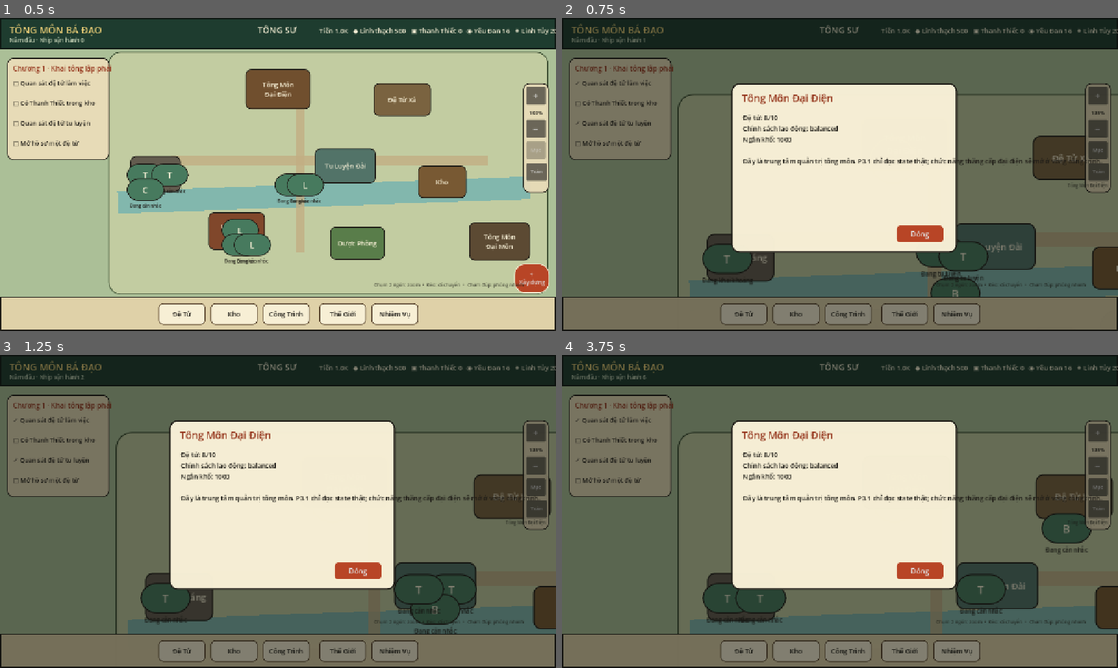
Above: before the commit, frames 1-4 (two rows, left to right).
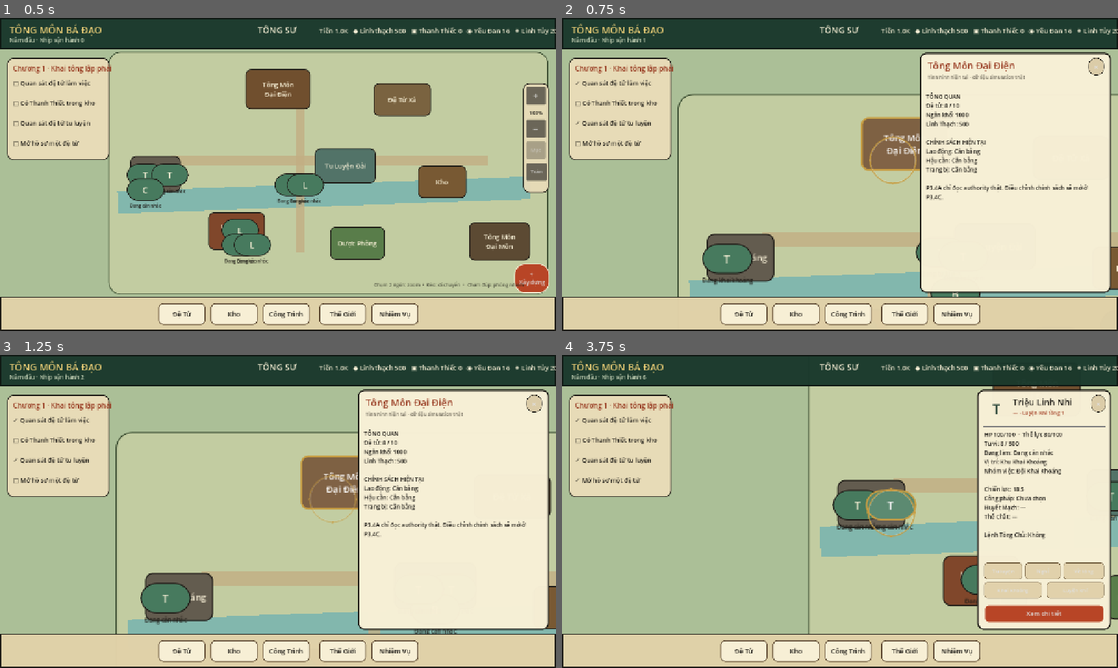
Above: after the commit, the same moments.

Repository: vuanhtuan161094-byte/TongMonBaDao
Game: Godot game, scene res://scenes/p3/p3_2_landscape_sect.tscn
The game is run twice, just before and just after one commit, with the same random seed, the same clock (stepped at 60 frames per second) and the same inputs.
Inputs:
- Up to frame 1 (0.5 s): no input
- Up to frame 2 (0.75 s): click "Tông Môn Đại Điện" at 0.5 s
- Up to frame 3 (1.25 s): no input
- Up to frame 4 (3.75 s): click "Tông Môn Đại Điện" at 1.25 s; click "Đệ Tử Xá" at 2 s; click "Tu Luyện Đài" at 2.75 s; click "Khai Khoáng" at 3.5 s

Frame 1 is identical in both runs. In frame 2, 87% of the frame differs, in the area x 0-100%, y 1-100%; in frame 3, 87%; in frame 4, 93%, in the area x 0-100%, y 0-100%.

Commit message:
Implement P3.4A read-only building operation panel

Diff:
--- a/godot/src/presentation/p3_2_landscape_sect.gd
+++ b/godot/src/presentation/p3_2_landscape_sect.gd
@@ -33,6 +33,11 @@
 var disciple_summary_meta: Label
 var disciple_summary_body: Label
 var summary_feedback := ""
+
+var building_operation_panel: Panel
+var building_operation_title: Label
+var building_operation_body: Label
+var selected_building: StringName = &""
 var deep_restore_summary := false
 var screen_pointer_dragged := false
 var mouse_pointer_dragged := false
@@ -47,6 +52,7 @@
     _build_focus_marker()
     _build_camera_controls()
     _build_disciple_summary_panel()
+    _build_building_operation_panel()
 
 func _unhandled_input(event: InputEvent) -> void:
     if _popup_is_open():
@@ -174,8 +180,11 @@
     var was_single_pointer := touch_points.size() == 1 and touch_points.has(touch.index)
     touch_points.erase(touch.index)
     _refresh_pinch_baseline()
-    if was_single_pointer and not screen_pointer_dragged and _disciple_summary_is_open():
-        _close_disciple_summary(true)
+    if was_single_pointer and not screen_pointer_dragged:
+        if _disciple_summary_is_open():
+            _close_disciple_summary(true)
+        elif _building_operation_is_open():
+            _close_building_operation_panel(true)
 
 func _handle_screen_drag(drag: InputEventScreenDrag) -> void:
     if not touch_points.has(drag.index):
@@ -231,9 +240,12 @@
         mouse_panning = true
     else:
         var should_close_summary := mouse_panning and not mouse_pointer_dragged and _disciple_summary_is_open()
+        var should_close_building := mouse_panning and not mouse_pointer_dragged and _building_operation_is_open()
         mouse_panning = false
         if should_close_summary:
             _close_disciple_summary(true)
+        elif should_close_building:
+            _close_building_operation_panel(true)
 
 func _handle_mouse_motion(motion: InputEventMouseMotion) -> void:
     if not mouse_panning:
@@ -273,6 +285,7 @@
     if focused_kind == &"disciple":
         _refresh_focused_disciple_point()
     _refresh_disciple_summary_content()
+    _refresh_building_operation_content()
     _focus_world_point(focused_world_point)
     _pulse_focus_marker()
 
@@ -385,12 +398,15 @@
 
 func _open_building(destination: StringName) -> void:
     _close_disciple_summary(true)
+    _clear_popup()
+    selected_building = destination
     var point := SectMapPresentation.position_for_destination(destination)
     _set_focus_target(point, &"building", destination, _building_name(destination), true)
-    super._open_building(destination)
+    _show_building_operation_panel()
 
 func _open_notice(title_text: String, body: String) -> void:
     _close_disciple_summary(true)
+    _close_building_operation_panel(true)
     super._open_notice(title_text, body)
 
 func _bottom_action(action: String) -> void:
@@ -408,6 +424,7 @@
 func _open_disciple(disciple_id: StringName) -> void:
     if not state.disciples.has(disciple_id):
         return
+    _close_building_operation_panel(true)
     selected_id = disciple_id
     opened_disciple_profile = true
     summary_feedback = ""
@@ -519,6 +536,392 @@
         actor_nodes[key] = actor
         actor_status_labels[key] = actor.status_label
         modular_live_actor_ids[key] = true
+
+func _build_building_operation_panel() -> void:
+    building_operation_panel = Panel.new()
+    building_operation_panel.name = "BuildingOperationPanel"
+    building_operation_panel.position = Vector2(824, 80)
+    building_operation_panel.size = Vector2(440, 552)
+    building_operation_panel.z_index = 60
+    building_operation_panel.visible = false
+    building_operation_panel.mouse_filter = Control.MOUSE_FILTER_STOP
+    building_operation_panel.add_theme_stylebox_override("panel", _style(PAPER_LIGHT, INK, 3, 14))
+    add_child(building_operation_panel)
+
+    building_operation_title = _label(building_operation_panel, "", Vector2(18, 14), Vector2(350, 34), 22)
+    building_operation_title.add_theme_color_override("font_color", CINNABAR.darkened(0.18))
+
+    var subtitle := _label(building_operation_panel, "Tình hình hiện tại · dữ liệu simulation thật", Vector2(18, 48), Vector2(350, 22), 11)
+    subtitle.add_theme_color_override("font_color", Color(0.22, 0.20, 0.16, 0.72))
+
+    var close := Button.new()
+    close.name = "CloseBuildingOperation"
+    close.text = "×"
+    close.position = Vector2(388, 12)
+    close.size = Vector2(36, 34)
+    close.add_theme_font_size_override("font_size", 20)
+    close.add_theme_stylebox_override("normal", _style(Color(0.86, 0.80, 0.66, 1.0), INK, 1, 16))
+    close.pressed.connect(Callable(self, "_close_building_operation_panel").bind(true))
+    building_operation_panel.add_child(close)
+
+    var separator := HSeparator.new()
+    separator.position = Vector2(14, 78)
+    separator.size = Vector2(412, 2)
+    building_operation_panel.add_child(separator)
+
+    var scroll := ScrollContainer.new()
+    scroll.name = "BuildingOperationScroll"
+    scroll.position = Vector2(14, 92)
+    scroll.size = Vector2(412, 442)
+    building_operation_panel.add_child(scroll)
+
+    building_operation_body = Label.new()
+    building_operation_body.name = "BuildingOperationBody"
+    building_operation_body.custom_minimum_size = Vector2(384, 420)
+    building_operation_body.autowrap_mode = TextServer.AUTOWRAP_WORD_SMART
+    building_operation_body.add_theme_font_size_override("font_size", 13)
+    building_operation_body.add_theme_color_override("font_color", INK)
+    scroll.add_child(building_operation_body)
+
+func _building_operation_is_open() -> bool:
+    return building_operation_panel != null and is_instance_valid(building_operation_panel) and building_operation_panel.visible
+
+func _show_building_operation_panel() -> void:
+    if building_operation_panel == null or selected_building == &"":
+        return
+    building_operation_panel.visible = true
+    if camera_controls_panel != null:
+        camera_controls_panel.visible = false
+    if camera_hint != null:
+        camera_hint.visible = false
+    _refresh_building_operation_content()
+
+func _hide_building_operation_panel() -> void:
+    if building_operation_panel != null:
+        building_operation_panel.visible = false
+    if camera_controls_panel != null and not _disciple_summary_is_open():
+        camera_controls_panel.visible = true
+    if camera_hint != null and not _disciple_summary_is_open():
+        camera_hint.visible = true
+
+func _close_building_operation_panel(clear_selection: bool = true) -> void:
+    _hide_building_operation_panel()
+    if not clear_selection:
+        return
+    selected_building = &""
+    if focused_kind == &"building":
+        focused_kind = &""
+        focused_id = &""
+        focused_label = ""
+        has_focus_target = false
+        if focus_marker != null:
+            focus_marker.visible = false
+        if focus_target_button != null:
+            focus_target_button.disabled = true
+        _refresh_focus_readout()
+
+func _refresh_building_operation_content() -> void:
+    if not _building_operation_is_open() or selected_building == &"":
+        return
+    building_operation_title.text = _building_name(selected_building)
+    building_operation_body.text = _building_operation_text(selected_building)
+
+func _building_operation_text(destination: StringName) -> String:
+    match destination:
+        SectMapPresentation.DEST_MAIN_HALL:
+            return _main_hall_operation_text()
+        SectMapPresentation.DEST_MINE:
+            return _mine_operation_text()
+        SectMapPresentation.DEST_FORGE:
+            return _forge_operation_text()
+        SectMapPresentation.DEST_CULTIVATION:
+            return _cultivation_operation_text()
+        SectMapPresentation.DEST_RESIDENCE:
+            return _residence_operation_text()
+        SectMapPresentation.DEST_MEDICINE:
+            return _medicine_operation_text()
+        SectMapPresentation.DEST_WAREHOUSE:
+            return _warehouse_operation_text()
+        SectMapPresentation.DEST_GATE:
+            return _gate_operation_text()
+        _:
+            return "Sân trung tâm. Không có dữ liệu quản lý riêng."
+
+func _main_hall_operation_text() -> String:
+    return (
+        "TỔNG QUAN\n"
+        + "Đệ tử: %d / %d\n"
+        + "Ngân khố: %d\n"
+        + "Linh Thạch: %d\n\n"
+        + "CHÍNH SÁCH HIỆN TẠI\n"
+        + "Lao động: %s\n"
+        + "Hậu cần: %s\n"
+        + "Trang bị: %s\n\n"
+        + "P3.4A chỉ đọc authority thật. Điều chỉnh chính sách sẽ mở ở P3.4C."
+    ) % [
+        state.disciples.size(), state.sect.disciple_capacity,
+        state.sect.treasury, state.sect.spirit_stones,
+        _work_policy_label(state.sect.work_policy),
+        _needs_priority_label(state.sect.needs_priority),
+        _equipment_policy_label(state.sect.equipment_policy)
+    ]
+
+func _mine_operation_text() -> String:
+    var members := _disciples_in_work_group(&"mining_crew")
+    var lines: Array[String] = []
+    for disciple in members:
+        var level := workforce.profession_level(disciple, WorkforceSystem.PROF_MINING)
+        var progress := float(disciple.work_progress.get(str(WorkforceSystem.PROF_MINING), 0.0))
+        lines.append("• %s · Lv%d · tiến độ %.1f/4 · thể lực %.0f · %s" % [
+            disciple.display_name, level, progress, disciple.stamina,
+            SectMapPresentation.action_label(disciple.current_action)
+        ])
+    if lines.is_empty():
+        lines.append("• Chưa có thành viên Đội Khai Khoáng")
+
+    return (
+        "SẢN XUẤT\n"
+        + "Thanh Thiết: %d\n"
+        + "Đang khai khoáng: %d\n"
+        + "Thành viên đội: %d\n\n"
+        + "NHÂN SỰ\n%s\n\n"
+        + "P3.4B sẽ mở phân đội và gọi khai khoáng bằng WorkforceSystem thật."
+    ) % [
+        int(state.sect.forge_materials.get("thanh_thiet", 0)),
+        _count_action(&"WORK_MINING"),
+        members.size(),
+        "\n".join(lines)
+    ]
+
+func _forge_operation_text() -> String:
+    var members := _disciples_in_work_group(&"forge_hall")
+    var lines: Array[String] = []
+    for disciple in members:
+        var level := workforce.profession_level(disciple, WorkforceSystem.PROF_FORGING)
+        var progress := float(disciple.work_progress.get(str(WorkforceSystem.PROF_FORGING), 0.0))
+        lines.append("• %s · Lv%d · tiến độ %.1f/5 · thể lực %.0f · %s" % [
+            disciple.display_name, level, progress, disciple.stamina,
+            SectMapPresentation.action_label(disciple.current_action)
+        ])
+    if lines.is_empty():
+        lines.append("• Chưa có thành viên Luyện Khí Đường")
+
+    var craftable := 0
+    var recipe_ids: Array = EquipmentSystem.RECIPES.keys()
+    recipe_ids.sort()
+    for raw_id in recipe_ids:
+        if equipment_system.can_craft(state, StringName(raw_id)):
+            craftable += 1
+
+    return (
+        "VẬT LIỆU\n"
+        + "Thanh Thiết: %d · Linh Mộc: %d\n"
+        + "Tinh Lang Bì: %d · Yêu Đan: %d\n"
+        + "Điểm hỗ trợ rèn: %d\n"
+        + "Recipe đủ nguyên liệu: %d / %d\n\n"
+        + "NHÂN SỰ\n%s\n\n"
+        + "P3.4B mở quản lý người; P3.4C mới mở craft thật."
+    ) % [
+        int(state.sect.forge_materials.get("thanh_thiet", 0)),
+        int(state.sect.forge_materials.get("linh_moc", 0)),
+        int(state.sect.forge_materials.get("tinh_lang_bi", 0)),
+        int(state.sect.forge_materials.get("yeu_dan", 0)),
+        state.sect.forge_support_points,
+        craftable, recipe_ids.size(),
+        "\n".join(lines)
+    ]
+
+func _cultivation_operation_text() -> String:
+    var lines: Array[String] = []
+    var ready_count := 0
+    var active_count := 0
+    var ids: Array = state.disciples.keys()
+    ids.sort()
+    for raw_id in ids:
+        var disciple: DiscipleState = state.disciples[raw_id]
+        if disciple.current_action in [&"CULTIVATE", &"BREAKTHROUGH"]:
+            active_count += 1
+        var required := cultivation.required_progress(disciple)
+        var progress_text := "Viên mãn" if required <= 0.0 else "%.0f/%.0f" % [disciple.cultivation_progress, required]
+        var ready := cultivation.can_breakthrough(state, disciple)
+        if ready:
+            ready_count += 1
+        if disciple.current_action in [&"CULTIVATE", &"BREAKTHROUGH"] or ready:
+            lines.append("• %s · %s · %s · thể lực %.0f%s" % [
+                disciple.display_name,
+                cultivation.stage_name(disciple),
+                progress_text,
+                disciple.stamina,
+                " · CÓ THỂ ĐỘT PHÁ" if ready else ""
+            ])
+    if lines.is_empty():
+        lines.append("• Chưa có ai đang tu luyện hoặc đủ điều kiện đột phá")
+
+    return (
+        "Đang tu luyện/phá cảnh: %d\n"
+        + "Đủ điều kiện đột phá: %d\n\n"
+        + "ĐỆ TỬ LIÊN QUAN\n%s\n\n"
+        + "P3.4B sẽ mở lệnh Tu luyện; không có nút đột phá giả."
+    ) % [active_count, ready_count, "\n".join(lines)]
+
+func _residence_operation_text() -> String:
+    var population := state.disciples.size()
+    var overloaded := population > state.sect.lodging_capacity
+    var recovery_pct := NeedsSystem.new().rest_recovery_multiplier(state) * 100.0
+    var rest_lines := _action_disciple_lines([&"REST"])
+    return (
+        "Sức chứa: %d / %d\n"
+        + "Tình trạng: %s\n"
+        + "Hệ số hồi phục hiện tại: %.0f%%\n"
+        + "Vật tư: %d\n"
+        + "Đang nghỉ: %d\n\n"
+        + "ĐỆ TỬ ĐANG NGHỈ\n%s\n\n"
+        + "P3.4B mở lệnh Nghỉ; P3.4C mới mở rộng chỗ ở bằng NeedsSystem."
+    ) % [
+        population, state.sect.lodging_capacity,
+        "QUÁ TẢI" if overloaded else "Ổn định",
+        recovery_pct, state.sect.supply_stock,
+        _count_action(&"REST"),
+        rest_lines
+    ]
+
+func _medicine_operation_text() -> String:
+    var injured: Array[String] = []
+    var ids: Array = state.disciples.keys()
+    ids.sort()
+    for raw_id in ids:
+        var disciple: DiscipleState = state.disciples[raw_id]
+        var ratio := disciple.hp / maxf(disciple.max_hp, 1.0)
+        if ratio < 0.72:
+            injured.append("• %s · HP %.0f/%.0f · %s" % [
+                disciple.display_name, disciple.hp, disciple.max_hp,
+                SectMapPresentation.action_label(disciple.current_action)
+            ])
+    if injured.is_empty():
+        injured.append("• Không có đệ tử dưới ngưỡng HP 72%")
+
+    return (
+        "Thuốc: %d / %d\n"
+        + "Vật tư: %d / %d\n"
+        + "Đang trị thương: %d\n"
+        + "Ưu tiên hậu cần: %s\n"
+        + "Đã dùng thuốc: %d · Đã sản xuất: %d\n\n"
+        + "NGƯỜI CẦN CHÚ Ý\n%s\n\n"
+        + "P3.4A không tạo COMMAND_HEAL giả. P3.4C chỉ đổi priority hậu cần thật."
+    ) % [
+        state.sect.medicine_stock, NeedsSystem.MEDICINE_CAP,
+        state.sect.supply_stock, NeedsSystem.SUPPLY_CAP,
+        _count_action(&"HEAL"),
+        _needs_priority_label(state.sect.needs_priority),
+        int(state.sect.needs_stats.get("medicine_used", 0)),
+        int(state.sect.needs_stats.get("medicine_produced", 0)),
+        "\n".join(injured)
+    ]
+
+func _warehouse_operation_text() -> String:
+    var storage_count := 0
+    var shop_count := 0
+    var equipped_count := 0
+    for item_value in state.sect.equipment_items.values():
+        var item: Dictionary = item_value
+        match StringName(item.get("location", "")):
+            EquipmentSystem.LOCATION_STORAGE: storage_count += 1
+            EquipmentSystem.LOCATION_SHOP: shop_count += 1
+            EquipmentSystem.LOCATION_EQUIPPED: equipped_count += 1
+
+    return (
+        "TIỀN TỆ\n"
+        + "Ngân khố: %d · Linh Thạch: %d\n\n"
+        + "SINH HOẠT\n"
+        + "Thuốc: %d · Vật tư: %d\n\n"
+        + "VẬT LIỆU LUYỆN KHÍ\n"
+        + "Thanh Thiết: %d · Linh Mộc: %d\n"
+        + "Tinh Lang Bì: %d · Yêu Đan: %d\n\n"
+        + "TRANG BỊ\n"
+        + "Trong kho: %d · Đang bán: %d · Đã trang bị: %d\n\n"
+        + "Kho hiện không có capacity authority; P3.4A không bịa cảnh báo kho đầy."
+    ) % [
+        state.sect.treasury, state.sect.spirit_stones,
+        state.sect.medicine_stock, state.sect.supply_stock,
+        int(state.sect.forge_materials.get("thanh_thiet", 0)),
+        int(state.sect.forge_materials.get("linh_moc", 0)),
+        int(state.sect.forge_materials.get("tinh_lang_bi", 0)),
+        int(state.sect.forge_materials.get("yeu_dan", 0)),
+        storage_count, shop_count, equipped_count
+    ]
+
+func _gate_operation_text() -> String:
+    var outside: Array[String] = []
+    var ids: Array = state.disciples.keys()
+    ids.sort()
+    for raw_id in ids:
+        var disciple: DiscipleState = state.disciples[raw_id]
+        if disciple.region_id == &"sect" and not SectMapPresentation.is_outside_flow(disciple.current_action):
+            continue
+        var location := str(disciple.region_id)
+        if disciple.region_id == &"sect":
+            location = "Đại Môn"
+        outside.append("• %s · %s · %s · HP %.0f/%.0f · TL %.0f" % [
+            disciple.display_name,
+            SectMapPresentation.action_label(disciple.current_action),
+            location,
+            disciple.hp, disciple.max_hp, disciple.stamina
+        ])
+    if outside.is_empty():
+        outside.append("• Không có đệ tử trong luồng xuất môn")
+
+    return (
+        "Đệ tử ngoài tông: %d\n"
+        + "Trong luồng săn/di chuyển/chiến đấu: %d\n"
+        + "Vật tư tông môn: %d\n\n"
+        + "TÌNH HÌNH XUẤT MÔN\n%s\n\n"
+        + "P3.4B sẽ mở Triệu hồi/Về tông bằng command thật."
+    ) % [
+        _count_outside(),
+        _count_actions([&"HUNT", &"TRAVEL", &"COMBAT", &"LOOT", &"RETURN_SECT"]),
+        state.sect.supply_stock,
+        "\n".join(outside)
+    ]
+
+func _disciples_in_work_group(group_id: StringName) -> Array[DiscipleState]:
+    var result: Array[DiscipleState] = []
+    var ids: Array = state.disciples.keys()
+    ids.sort()
+    for raw_id in ids:
+        var disciple: DiscipleState = state.disciples[raw_id]
+        if disciple.work_group_id == group_id:
+            result.append(disciple)
+    return result
+
+func _action_disciple_lines(actions: Array) -> String:
+    var lines: Array[String] = []
+    var ids: Array = state.disciples.keys()
+    ids.sort()
+    for raw_id in ids:
+        var disciple: DiscipleState = state.disciples[raw_id]
+        if actions.has(disciple.current_action):
+            lines.append("• %s · HP %.0f/%.0f · thể lực %.0f" % [
+                disciple.display_name, disciple.hp, disciple.max_hp, disciple.stamina
+            ])
+    return "• Không có" if lines.is_empty() else "\n".join(lines)
+
+func _work_policy_label(policy: StringName) -> String:
+    match policy:
+        WorkforceSystem.POLICY_PRODUCTION: return "Ưu tiên sản xuất"
+        WorkforceSystem.POLICY_CULTIVATION: return "Ưu tiên tu luyện"
+        _: return "Cân bằng"
+
+func _needs_priority_label(priority: StringName) -> String:
+    match priority:
+        NeedsSystem.PRIORITY_MEDICINE: return "Ưu tiên thuốc"
+        NeedsSystem.PRIORITY_SUPPLIES: return "Ưu tiên vật tư"
+        _: return "Cân bằng"
+
+func _equipment_policy_label(policy: StringName) -> String:
+    match policy:
+        EquipmentSystem.POLICY_COMBAT: return "Chiến đấu"
+        EquipmentSystem.POLICY_FRUGAL: return "Tiết kiệm"
+        _: return "Cân bằng"
 
 func _build_disciple_summary_panel() -> void:
     disciple_summary_panel = Panel.new()
